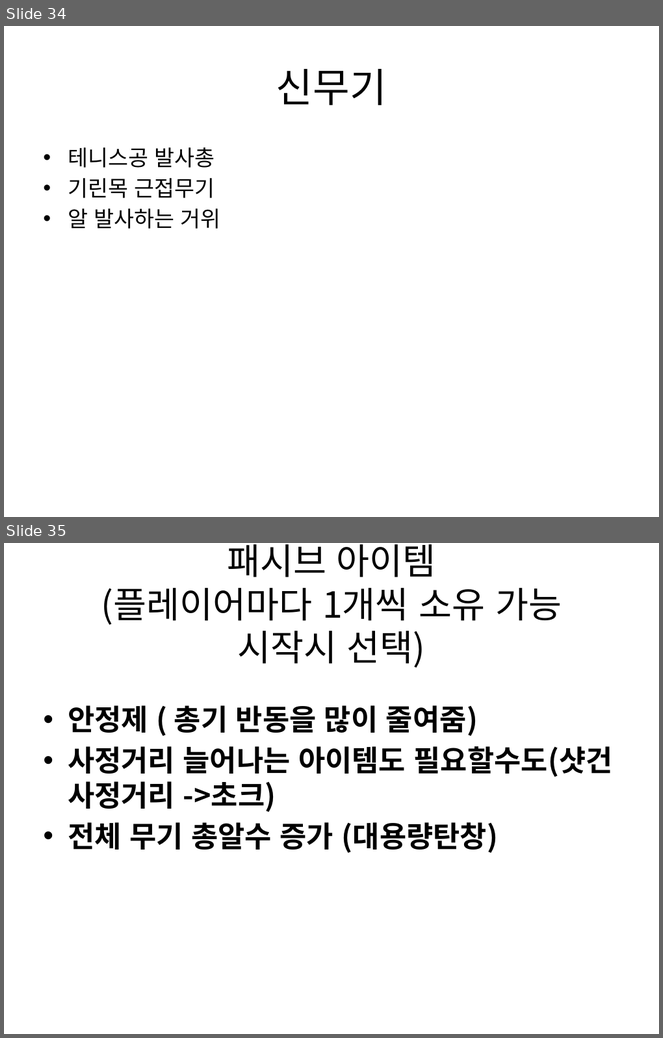
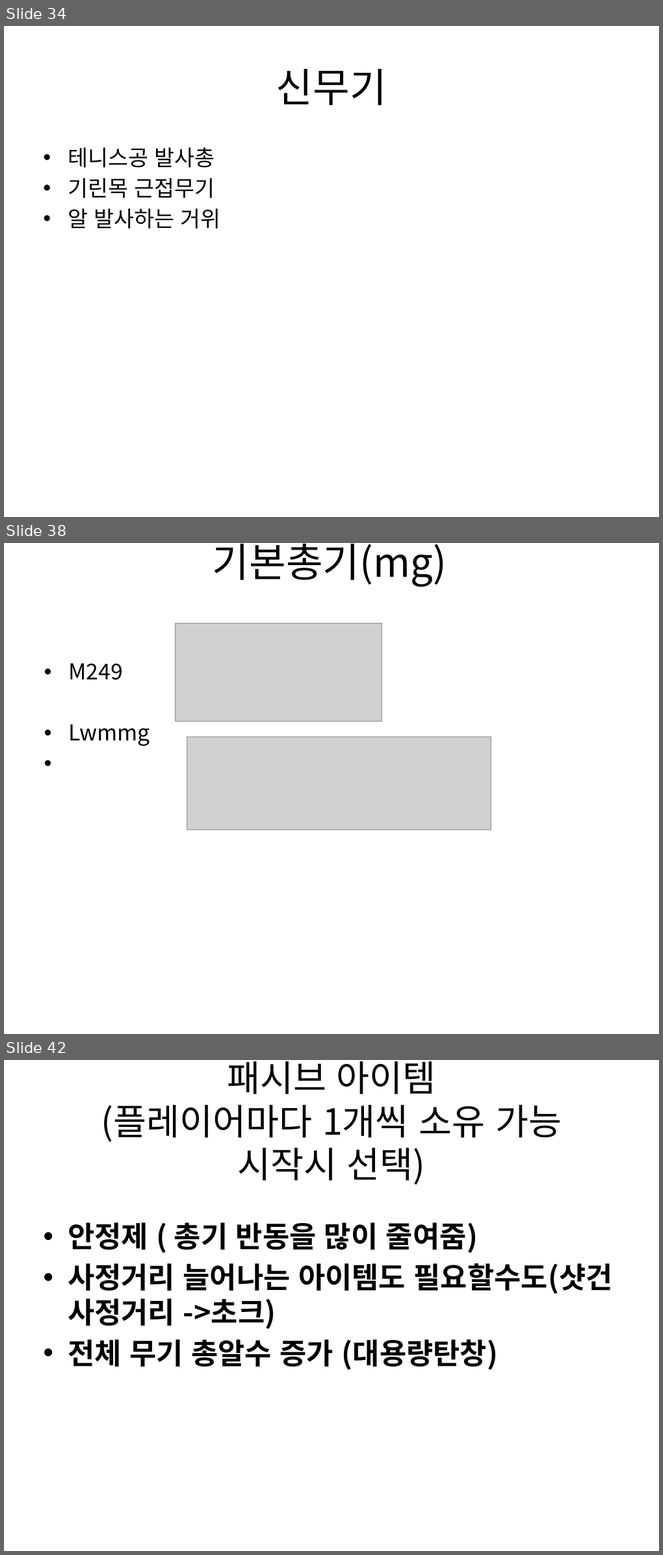
Before and after one commit to gkdlgndpdu/EscapeJail, a slide deck: EscapeJail/Assets/기획/스테이지1기획.pptx. Shown one above the other, each under a label of ours: slides 34 and 35 before the commit, slides 34, 38 and 42 after it; the slides between them are not shown. The pictures are 663x1038 and 663x1555 pixels, drawn with LibreOffice and Linux fonts; fonts in the diff are those of the drawing; grey boxes stand for pictures. Boxes give left, top, right and bottom in pixels: in the first picture for what was removed or moved away, otherwise in the second. Text is boxed around its words. In the diff, an @@ line names an element or a change of style, - is before the commit and + after.

Commit message:
기본총기 문서에 추가

```diff
--- a/EscapeJail/Assets/기획/스테이지1기획.pptx
+++ b/EscapeJail/Assets/기획/스테이지1기획.pptx
@@ slide 38 added at (4,543,659,1034), background #FFFFFF @@
@@ title added at (213,544,447,587), 44 pt, text #000000 @@
+기본총기(mg)
@@ picture added at (176,624,383,721) @@
@@ text added at (68,663,150,746), 24 pt, text #000000 @@
+• M249
+• Lwmmg
@@ picture added at (187,737,492,830) @@
@@ what was slide 35 is now slide 42 @@
```
Also in this commit, not shown: 6 other slides added, 1 other file.
